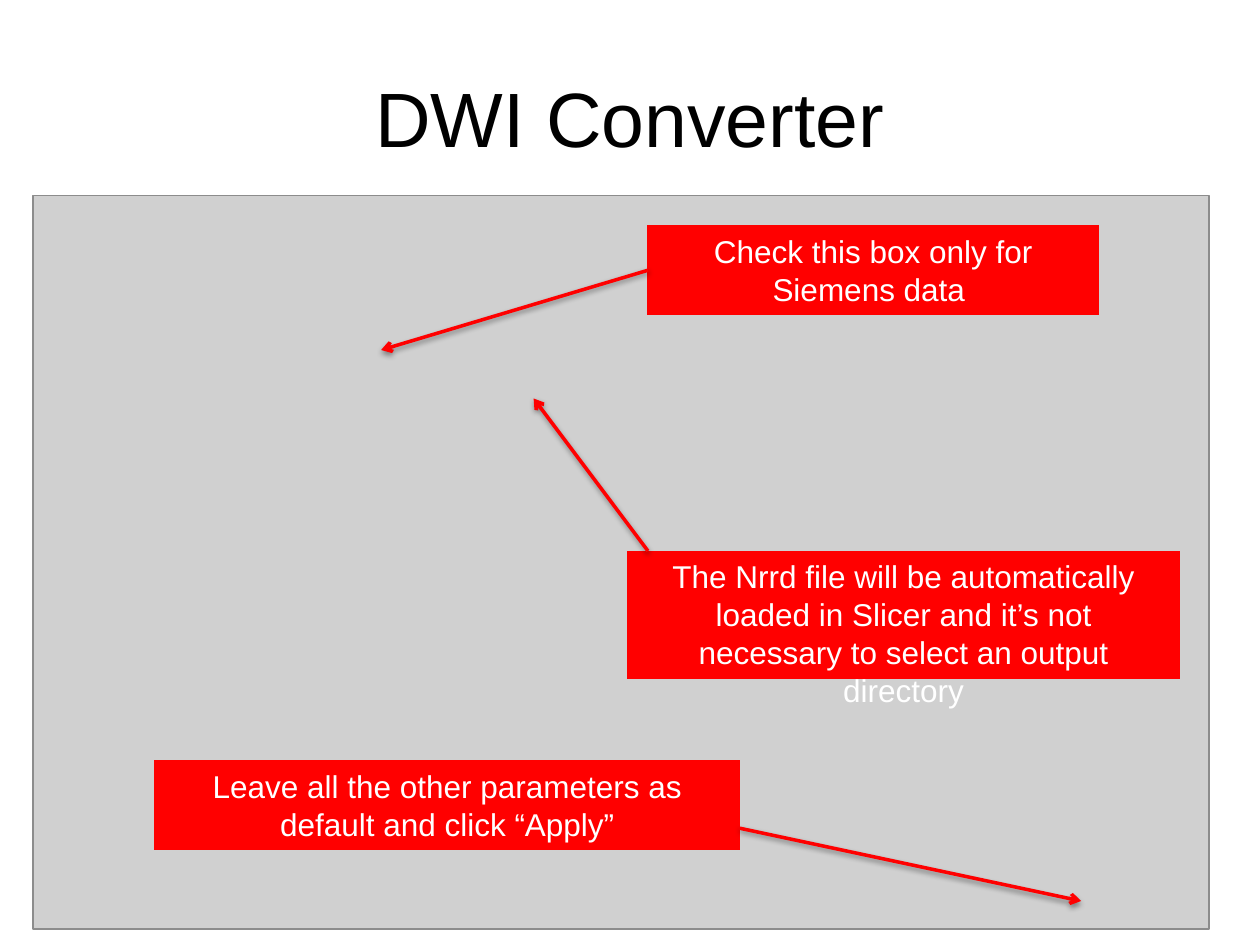
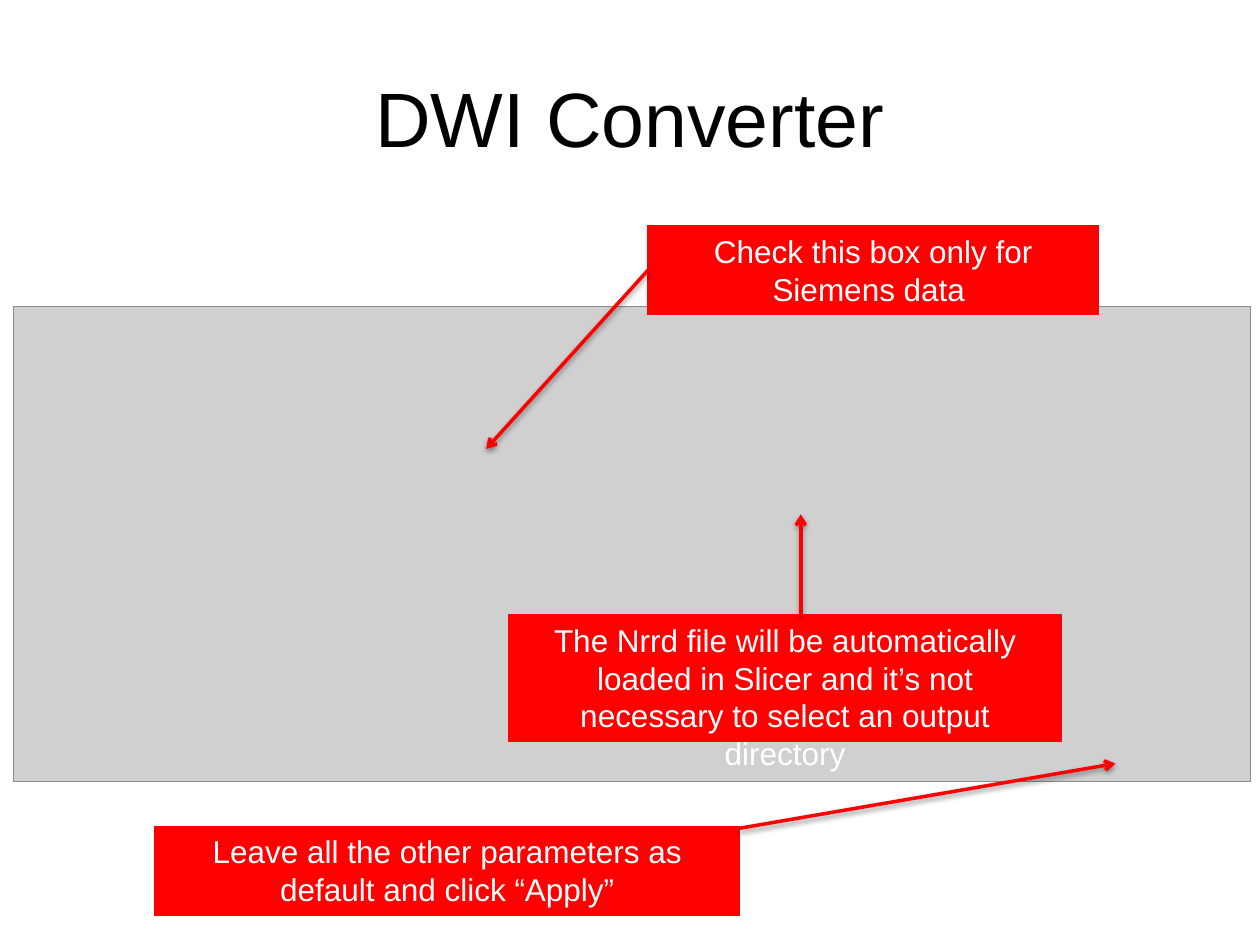
Before and after one commit to kellygwang/SlicerDMRI, a slide deck: slide 7 of docs/tutorials/DWIConverterTutorial.pptx. Drawn at 1260x945 pixels with LibreOffice and Linux fonts; fonts in the diff are those of the drawing; grey boxes stand for pictures. Boxes give left, top, right and bottom in pixels: in the first picture for what was removed or moved away, otherwise in the second. Text is boxed around its words. In the diff, an @@ line names an element or a change of style, - is before the commit and + after.

```diff
--- a/docs/tutorials/DWIConverterTutorial.pptx
+++ b/docs/tutorials/DWIConverterTutorial.pptx
@@ arrow moved from (648, 271) - (382, 350) to (648, 271) - (486, 449) @@
@@ picture: place and size @@
-picture at (33,195,1208,929)
+picture at (13,306,1250,781)
@@ arrow moved from (648, 551) - (534, 398) to (801, 615) - (801, 514) @@
@@ rectangle "The Nrrd file will be ...": place and size @@
-rectangle "The Nrrd file will be ..." at (627,551,1181,678)
+rectangle "The Nrrd file will be ..." at (509,615,1062,742)
@@ arrow moved from (740, 828) - (1081, 901) to (740, 828) - (1115, 764) @@
@@ rectangle "Leave all the other parameters ...": place and size @@
-rectangle "Leave all the other parameters ..." at (155,761,740,850)
+rectangle "Leave all the other parameters ..." at (155,827,740,916)
```
Also in this commit, not shown: 5 other slides changed, 2 slides added, 1 other file.
